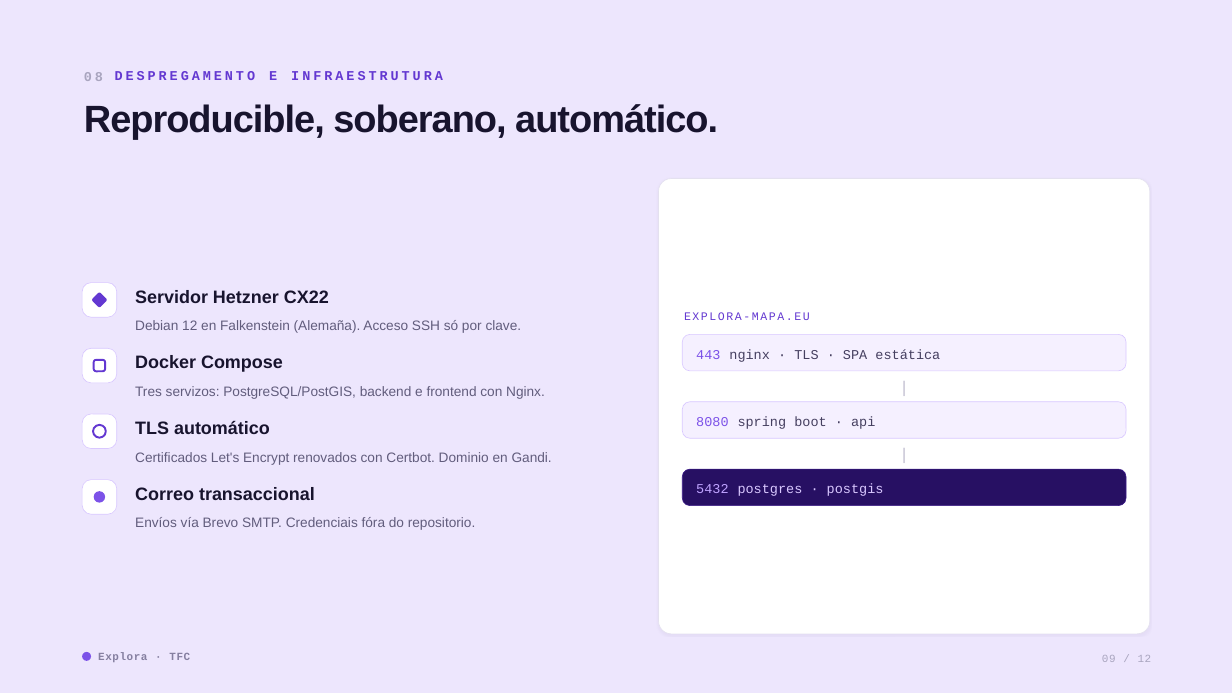
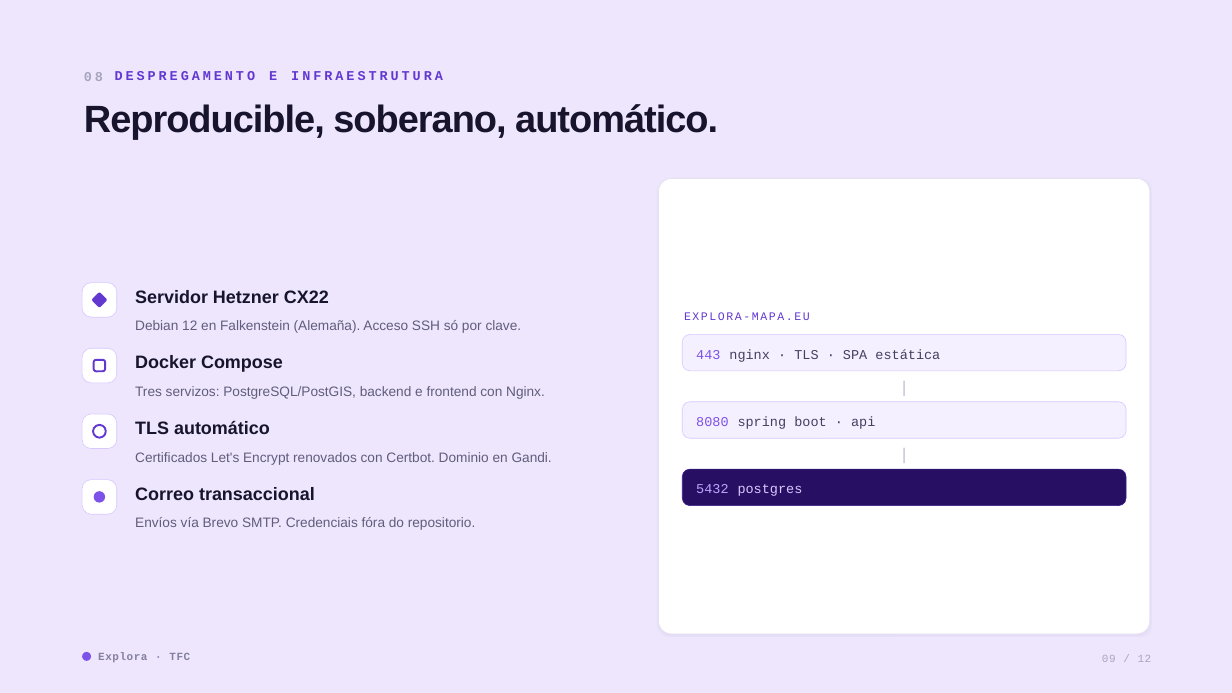
Before and after one commit to explora-map/docs, a slide deck: slide 8 of presentacion/presentacion.odp. Drawn at 1232x693 pixels with LibreOffice and Linux fonts; fonts in the diff are those of the drawing. Boxes give left, top, right and bottom in pixels: in the first picture for what was removed or moved away, otherwise in the second. Text is boxed around its words. In the diff, an @@ line names an element or a change of style, - is before the commit and + after.

Commit message:
fix:memoria e presentacion

```diff
--- a/presentacion/presentacion.odp
+++ b/presentacion/presentacion.odp
@@ text at <box>738,484,803,496</box>: text changed @@
-postgres · postgis
+postgres
```
Also in this commit, not shown: 3 other files.
